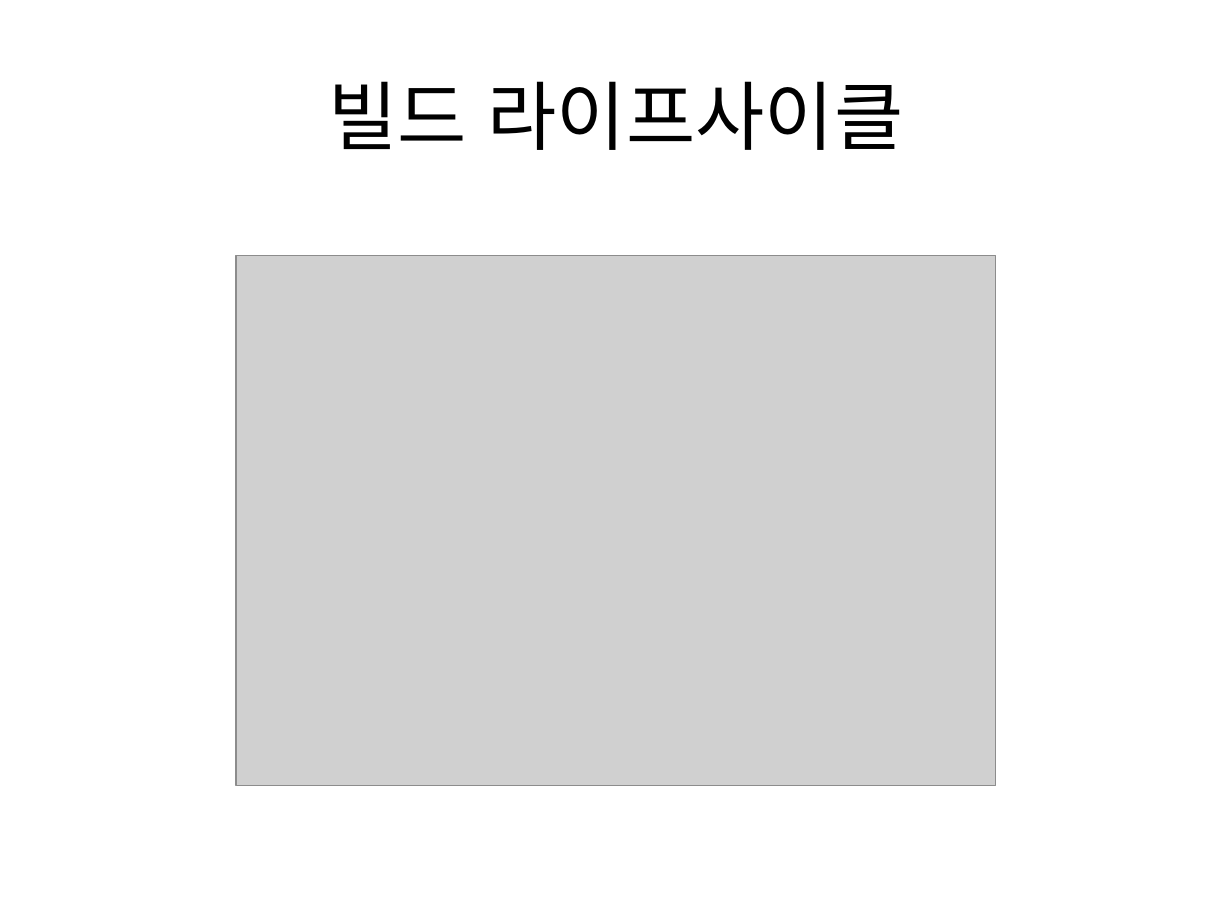
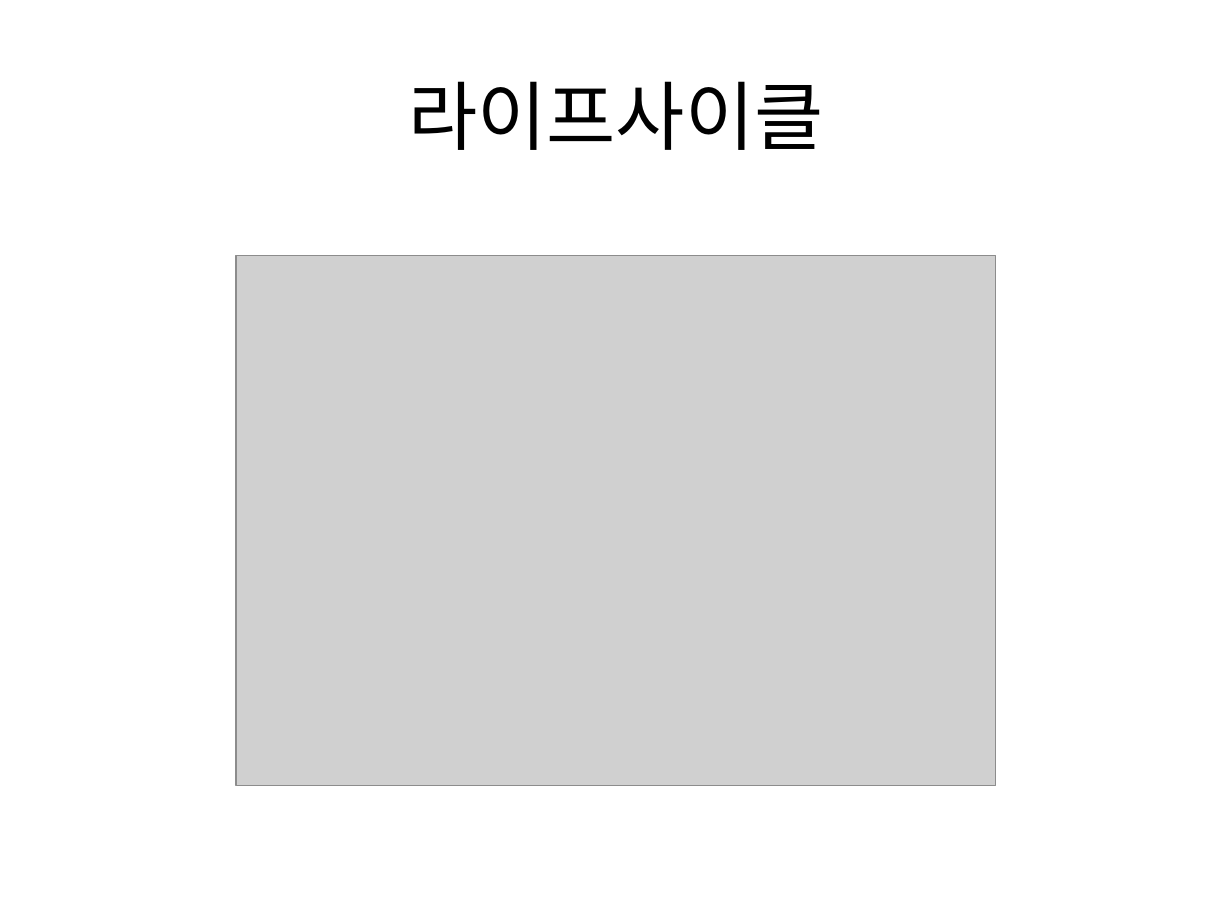
Before and after one commit to ibluebelt/osd_maven, a slide deck: slide 22 of 자바세상의 빌드를 이끄는 메이븐_1~5장.pptx (slide 20 before the commit). Drawn at 1232x924 pixels with LibreOffice and Linux fonts; fonts in the diff are those of the drawing; grey boxes stand for pictures. Boxes give left, top, right and bottom in pixels: in the first picture for what was removed or moved away, otherwise in the second. Text is boxed around its words. In the diff, an @@ line names an element or a change of style, - is before the commit and + after.

```diff
--- a/자바세상의 빌드를 이끄는 메이븐_1~5장.pptx
+++ b/자바세상의 빌드를 이끄는 메이븐_1~5장.pptx
@@ title at <box>408,81,824,150</box>: text changed @@
-빌드 라이프사이클
+라이프사이클
```
Also in this commit, not shown: 9 other slides changed, 15 slides added, 13 slides removed, 6 other files.
